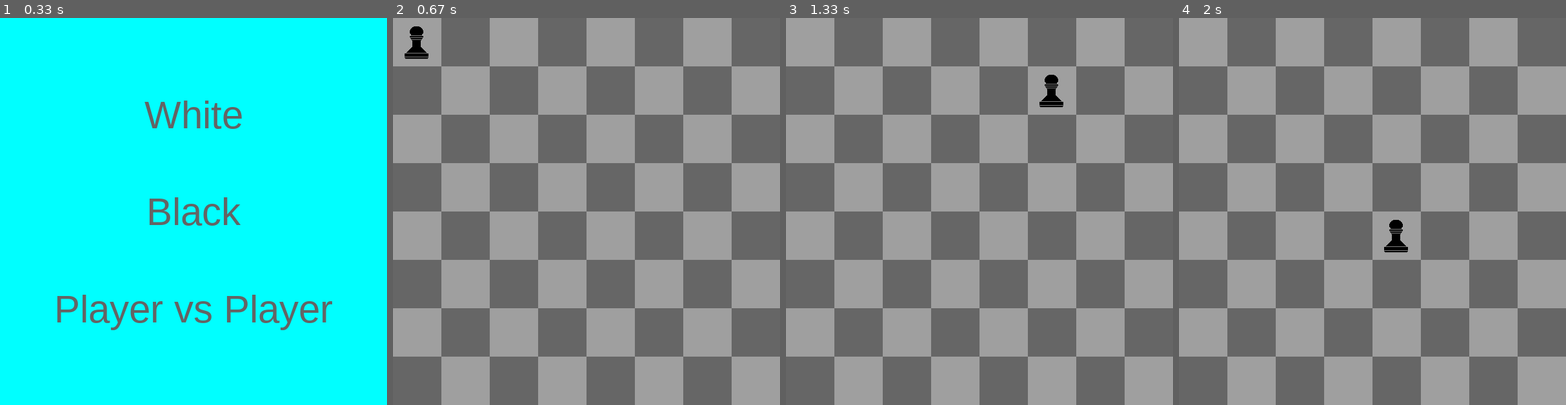
Above: before the commit, frames 1-4 (left to right).
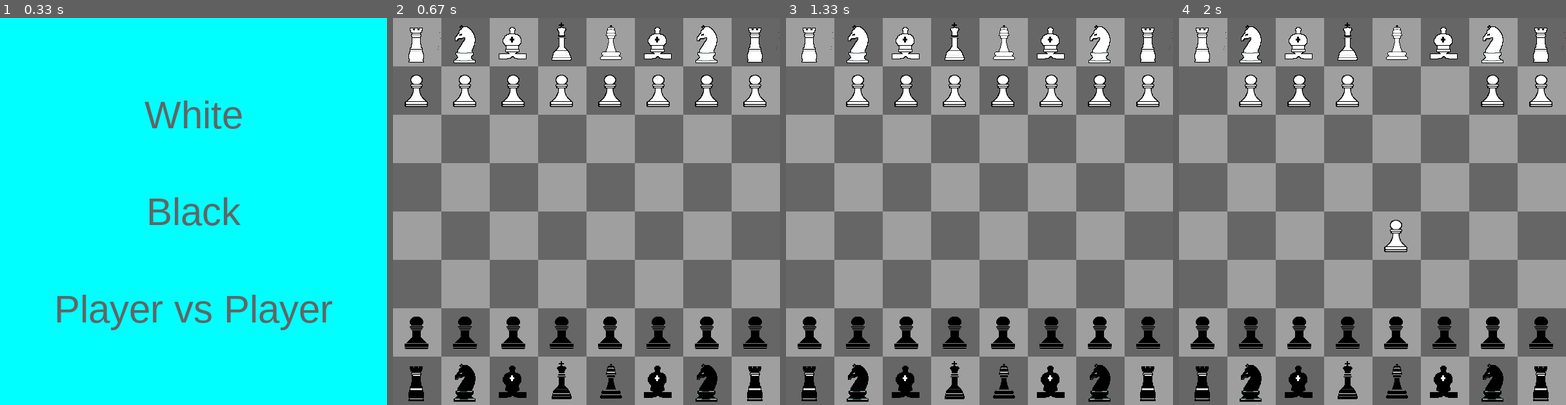
Above: after the commit, the same moments.

Repository: KallePalmunen/Shakkibotti
Game: pygame game, started from pygametester.py
The game is run twice, just before and just after one commit, with the same random seed, the same clock (stepped at 60 frames per second) and the same inputs.
Inputs (mouse positions are in pixels of both pictures, inside the frame that each line leads up to):
- Up to frame 1 (0.33 s): no input
- Up to frame 2 (0.67 s): click (586, 211) at 0.38 s
- Up to frame 3 (1.33 s): click (886, 215) at 0.72 s; click (1037, 76) at 1.05 s
- Up to frame 4 (2 s): click (1380, 79) at 1.38 s; click (1376, 250) at 1.72 s

Frame 1 is identical in both runs. In frame 2, 9.5% of the frame differs, in the area x 3-100%, y 1-100%; in frame 3, 9.2%; in frame 4, 8.9%.

Commit message:
Added function to draw pieces on board

Diff:
--- a/pygametester.py
+++ b/pygametester.py
@@ -14,13 +14,66 @@
 # Set up the drawing window
 x=600
 y=600
-pawnx = 0
-pawny = 0
+board = [[30,10,20,50,40,21,11,31], [1,2,3,4,5,6,7,8],[0,0,0,0,0,0,0,0],[0,0,0,0,0,0,0,0],[0,0,0,0,0,0,0,0],
+         [0,0,0,0,0,0,0,0],[-1,-2,-3,-4,-5,-6,-7,-8],[-30,-10,-20,-50,-40,-21,-11,-31]]
 screen = pygame.display.set_mode([x, y])
 
 boardimg = pygame.image.load("Images/board.png").convert()
-blackpawnimg = pygame.image.load("Images/blackpawn.png").convert()
-blackpawnimg.set_colorkey((123, 0, 0))
+bpawnimg = pygame.image.load("Images/blackpawn.png").convert()
+wpawnimg = pygame.image.load("Images/whitepawn.png").convert()
+wknightimg = pygame.image.load("Images/whiteknight.png").convert()
+wbishopimg = pygame.image.load("Images/whitebishop.png").convert()
+wrookimg = pygame.image.load("Images/whiterook.png").convert()
+wqueenimg = pygame.image.load("Images/whitequeen.png").convert()
+wkingimg = pygame.image.load("Images/whiteking.png").convert()
+bknightimg = pygame.image.load("Images/blackknight.png").convert()
+bbishopimg = pygame.image.load("Images/blackbishop.png").convert()
+brookimg = pygame.image.load("Images/blackrook.png").convert()
+bqueenimg = pygame.image.load("Images/blackqueen.png").convert()
+bkingimg = pygame.image.load("Images/blackking.png").convert()
+
+bpawnimg.set_colorkey((123, 0, 0))
+wpawnimg.set_colorkey((123, 0, 0))
+wknightimg.set_colorkey((123, 0, 0))
+wbishopimg.set_colorkey((123, 0, 0))
+wrookimg.set_colorkey((123, 0, 0))
+wqueenimg.set_colorkey((123, 0, 0))
+wkingimg.set_colorkey((123, 0, 0))
+bknightimg.set_colorkey((123, 0, 0))
+bbishopimg.set_colorkey((123, 0, 0))
+brookimg.set_colorkey((123, 0, 0))
+bqueenimg.set_colorkey((123, 0, 0))
+bkingimg.set_colorkey((123, 0, 0))
+
+# Draws pieces to their coordinates
+
+def drawpieces():
+    for i in range(8):
+        for ii in range(8):
+            if board[i][ii] > 0 and board[i][ii] < 10:
+                screen.blit(wpawnimg, (ii*75, i*75))
+            elif board[i][ii] < 0 and board[i][ii] > -10:
+                screen.blit(bpawnimg, (ii*75, i*75))
+            elif board[i][ii] > 9 and board[i][ii] < 20:
+                screen.blit(wknightimg, (ii*75, i*75))
+            elif board[i][ii] > 19 and board[i][ii] < 30:
+                screen.blit(wbishopimg, (ii*75, i*75))
+            elif board[i][ii] > 29 and board[i][ii] < 40:
+                screen.blit(wrookimg, (ii*75, i*75))
+            elif board[i][ii] > 39 and board[i][ii] < 50:
+                screen.blit(wqueenimg, (ii*75, i*75))
+            elif board[i][ii] > 49:
+                screen.blit(wkingimg, (ii*75, i*75))
+            elif board[i][ii] < -9 and board[i][ii] > -20:
+                screen.blit(bknightimg, (ii*75, i*75))
+            elif board[i][ii] < -19 and board[i][ii] > -30:
+                screen.blit(bbishopimg, (ii*75, i*75))
+            elif board[i][ii] < -29 and board[i][ii] > -40:
+                screen.blit(brookimg, (ii*75, i*75))
+            elif board[i][ii] < -39 and board[i][ii] > -50:
+                screen.blit(bqueenimg, (ii*75, i*75))
+            elif board[i][ii] < -49:
+                screen.blit(bkingimg, (ii*75, i*75))
 
 # Run until the user asks to quit
 running = True
@@ -67,11 +120,14 @@
         if event.type == pygame.QUIT:
             running = False
         if event.type == pygame.MOUSEBUTTONDOWN:
-            pawnx = int(pygame.mouse.get_pos()[0]/75)*75
-            pawny = int(pygame.mouse.get_pos()[1]/75)*75
+            for i in range(8):
+                if 1 in board[i]:
+                    board[i][board[i].index(1)] = 0
+                    break
+            board[int(pygame.mouse.get_pos()[1]/75)][int(pygame.mouse.get_pos()[0]/75)] = 1
     # Drawing the board
     screen.blit(boardimg,(0,0))
-    screen.blit(blackpawnimg,(pawnx,pawny))
+    drawpieces()
 
     # Flip the display
     pygame.display.flip()
Binary file changed: Images/blackbishop.png
Binary file changed: Images/blackking.png
Binary file changed: Images/blackknight.png
Binary file changed: Images/blackqueen.png
Binary file changed: Images/blackrook.png
Binary file changed: Images/whitebishop.png
Binary file changed: Images/whiteking.png
Binary file changed: Images/whiteknight.png
Binary file changed: Images/whitepawn.png
Binary file changed: Images/whitequeen.png
Binary file changed: Images/whiterook.png
